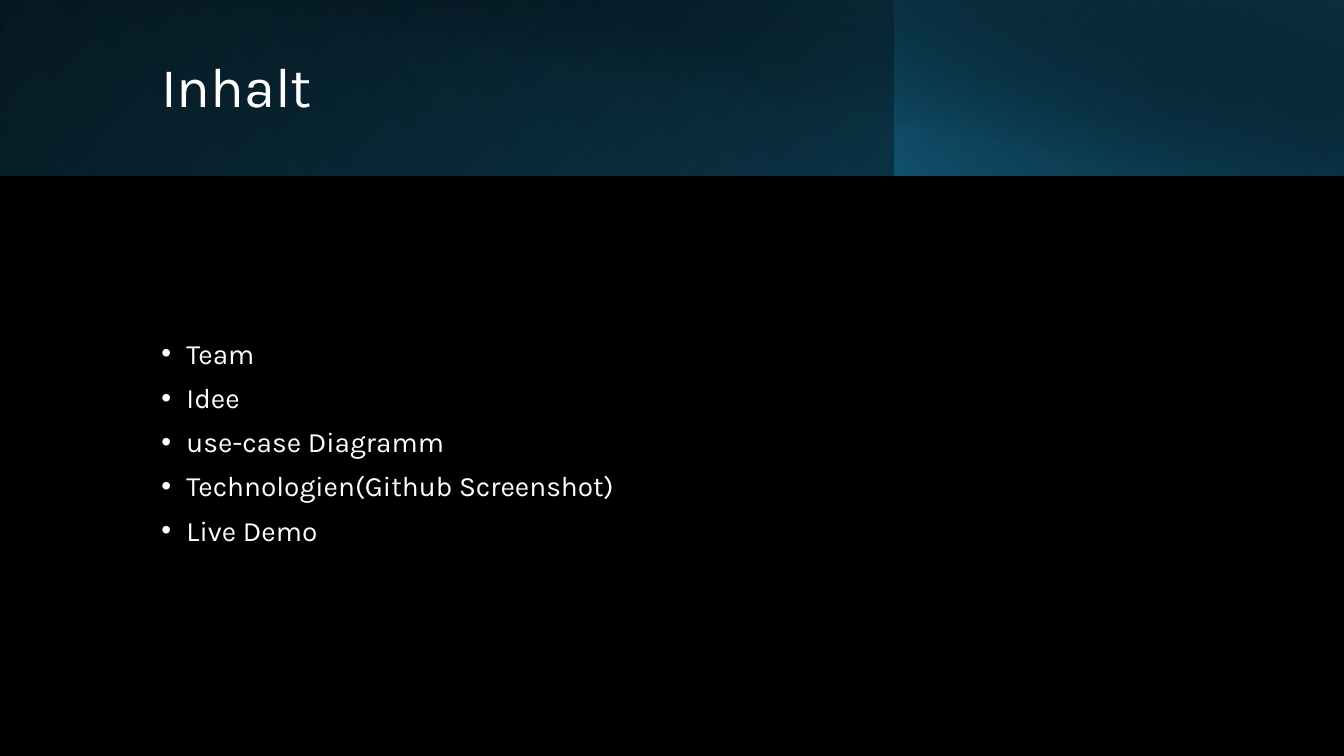
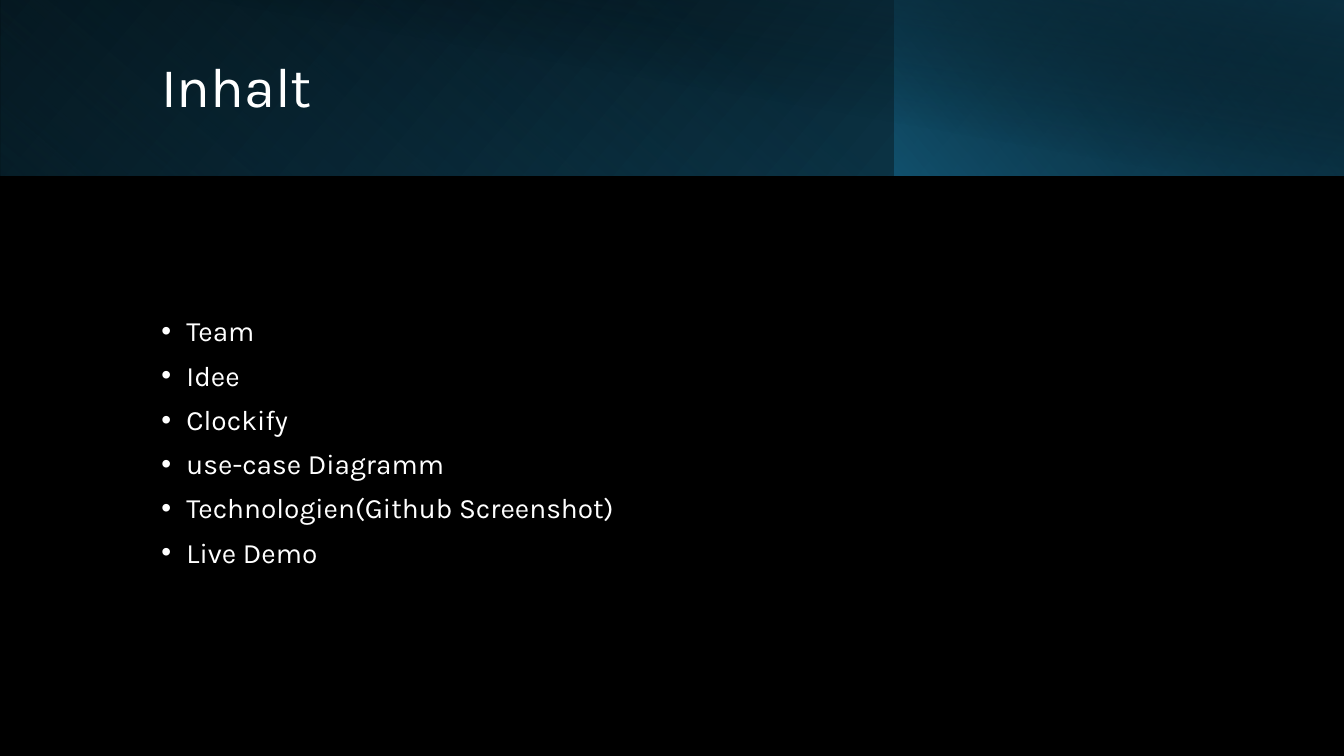
Before and after one commit to pfarrhoferphilip/Stadt-Land-Vollpfosten-Online, a slide deck: slide 2 of Dokumentation/Präsentation_abschluss.pptx. Drawn at 1344x756 pixels with LibreOffice and Linux fonts; fonts in the diff are those of the drawing. Boxes give left, top, right and bottom in pixels: in the first picture for what was removed or moved away, otherwise in the second. Text is boxed around its words. In the diff, an @@ line names an element or a change of style, - is before the commit and + after.

```diff
--- a/Dokumentation/Präsentation_abschluss.pptx
+++ b/Dokumentation/Präsentation_abschluss.pptx
@@ text at [186,410,288,437]: paragraph added @@
+• Clockify
```
Also in this commit, not shown: 1 other slide changed, 3 slides added, 1 other file.
